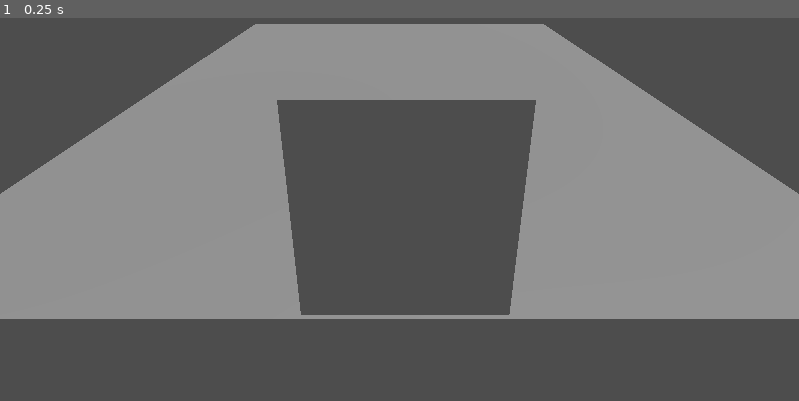
Above: before the commit, frame 1.
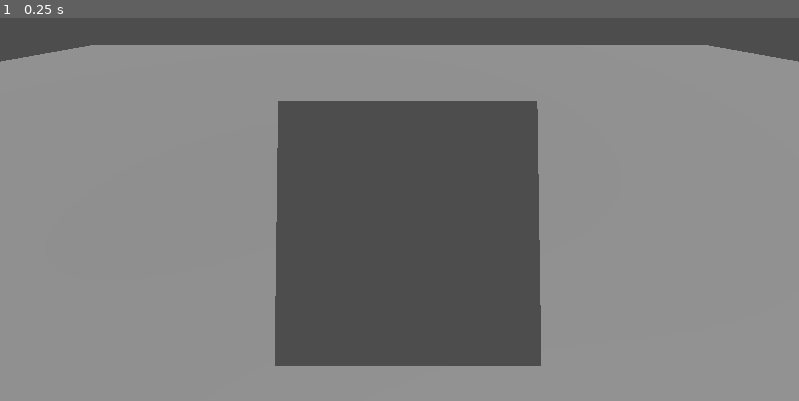
Above: after the commit, the same moment.

Repository: AustinLukeHeller/TOJam2024
Game: Godot game, scene res://scenes/OuterPinball.tscn
Same seed, same stepped clock (60 frames per second), same inputs: the game is played once before the commit and once after it.
Inputs:
- Up to frame 1 (0.25 s): no input

The runs differ from the first frame. In frame 1, 32% of the frame differs, in the area x 0-100%, y 1-100%.

Commit message:
settin up outer pinball world

Diff:
--- a/scenes/InnerPinball.tscn
+++ b/scenes/InnerPinball.tscn
@@ -7,8 +7,6 @@
 [sub_resource type="StandardMaterial3D" id="StandardMaterial3D_rkg5a"]
 diffuse_mode = 3
 albedo_texture = ExtResource("1_sqt00")
-
-[sub_resource type="BoxMesh" id="BoxMesh_i2st8"]
 
 [node name="InnerPinball" type="Node3D"]
 
@@ -21,9 +19,5 @@
 mesh = SubResource("PlaneMesh_oc6hg")
 material = SubResource("StandardMaterial3D_rkg5a")
 
-[node name="test cube" type="CSGMesh3D" parent="."]
-transform = Transform3D(0.188202, -0.162148, 0.0724584, 0.0950587, 0.181146, 0.158467, -0.15002, -0.0886347, 0.191311, 5.96046e-08, -0.126294, -1.06897)
-mesh = SubResource("BoxMesh_i2st8")
-
 [node name="DirectionalLight3D" type="DirectionalLight3D" parent="."]
 transform = Transform3D(0.990601, 0.00118669, 0.13678, -0.123346, 0.439995, 0.889489, -0.0591268, -0.898, 0.436006, 2.19202, 0, 0)
--- a/scenes/OuterPinball.tscn
+++ b/scenes/OuterPinball.tscn
@@ -1,9 +1,7 @@
-[gd_scene load_steps=7 format=3 uid="uid://cd1g0fc670suc"]
+[gd_scene load_steps=8 format=3 uid="uid://cd1g0fc670suc"]
 
 [ext_resource type="Texture2D" uid="uid://cr0cwcfylcf05" path="res://textures/pinball_screen_texture.tres" id="1_x1yod"]
 [ext_resource type="PackedScene" uid="uid://qc8mond1ye32" path="res://scenes/InnerPinball.tscn" id="2_bqf6q"]
-
-[sub_resource type="PlaneMesh" id="PlaneMesh_f0y4l"]
 
 [sub_resource type="PlaneMesh" id="PlaneMesh_3vop3"]
 
@@ -14,20 +12,26 @@
 
 [sub_resource type="World3D" id="World3D_5wiho"]
 
+[sub_resource type="PlaneMesh" id="PlaneMesh_f0y4l"]
+
+[sub_resource type="BoxMesh" id="BoxMesh_nqb4f"]
+
 [node name="OuterPinball" type="Node3D"]
 
+[node name="Camera Points" type="Node3D" parent="."]
+transform = Transform3D(1, 0, 0, 0, 0.857194, 0.514993, 0, -0.514993, 0.857194, 0, 0, 0)
+
+[node name="Tank View" type="Node3D" parent="Camera Points"]
+transform = Transform3D(1, 0, 0, 0, 0.998771, -0.0495645, 0, 0.0495645, 0.998771, 0, 0.201913, 0.178575)
+
 [node name="Camera3D" type="Camera3D" parent="."]
-transform = Transform3D(1, 0, 0, 0, 0.857194, 0.514993, 0, -0.514993, 0.857194, 0, 0.215427, 0.0501258)
+transform = Transform3D(1, 0, 0, 0, 0.881666, 0.471874, 0, -0.471874, 0.881666, 0, 0.265043, 0.0490897)
 
 [node name="DirectionalLight3D" type="DirectionalLight3D" parent="."]
 transform = Transform3D(0.0781754, -0.984341, 0.157993, 0.352543, 0.175534, 0.919185, -0.932525, -0.0161583, 0.360745, 4.35084, 0, -0.512858)
 
-[node name="Ground Plane" type="CSGMesh3D" parent="."]
-transform = Transform3D(1, 0, 0, 0, 0.986771, -0.162121, 0, 0.162121, 0.986771, 0, -0.0865823, -1.23912)
-mesh = SubResource("PlaneMesh_f0y4l")
-
 [node name="Screen Plane" type="CSGMesh3D" parent="."]
-transform = Transform3D(0.133551, 0, 0, 0, 0.0345655, -0.129, 0, 0.129, 0.0345655, 0.00724739, -0.000899084, -0.214527)
+transform = Transform3D(0.113815, 0, 0, 0, 0.0569075, -0.0985667, 0, 0.0985667, 0.0569075, 0.00724739, 0.103596, -0.151719)
 mesh = SubResource("PlaneMesh_3vop3")
 material = SubResource("StandardMaterial3D_jpba1")
 
@@ -37,3 +41,19 @@
 
 [node name="InnerPinball" parent="SubViewport" instance=ExtResource("2_bqf6q")]
 transform = Transform3D(1, 0, 0, 0, 1, 0, 0, 0, 1, 3.81355, 0.128625, 0)
+
+[node name="Environment" type="Node3D" parent="."]
+
+[node name="Ground Plane" type="CSGMesh3D" parent="Environment"]
+transform = Transform3D(2.97, 0, 0, 0, 1.11293, -0.135004, 0, 0.0842675, 1.78301, 0, -0.0865823, -1.23912)
+mesh = SubResource("PlaneMesh_f0y4l")
+
+[node name="wall" type="CSGMesh3D" parent="Environment"]
+transform = Transform3D(0.108021, 0, -3.06261, 0, 0.426488, 0, 0.112636, 0, 2.93714, 1.40914, 1.19209e-07, -0.992557)
+visible = false
+mesh = SubResource("BoxMesh_nqb4f")
+
+[node name="wall2" type="CSGMesh3D" parent="Environment"]
+transform = Transform3D(0.112636, 0, 3.0785, 0, 0.426488, 0, -0.108021, 0, 3.21, -1.35239, 3.57628e-07, -1.03677)
+visible = false
+mesh = SubResource("BoxMesh_nqb4f")
Not shown: 1 places in scenes/InnerPinball.tscn that only renumber resources
